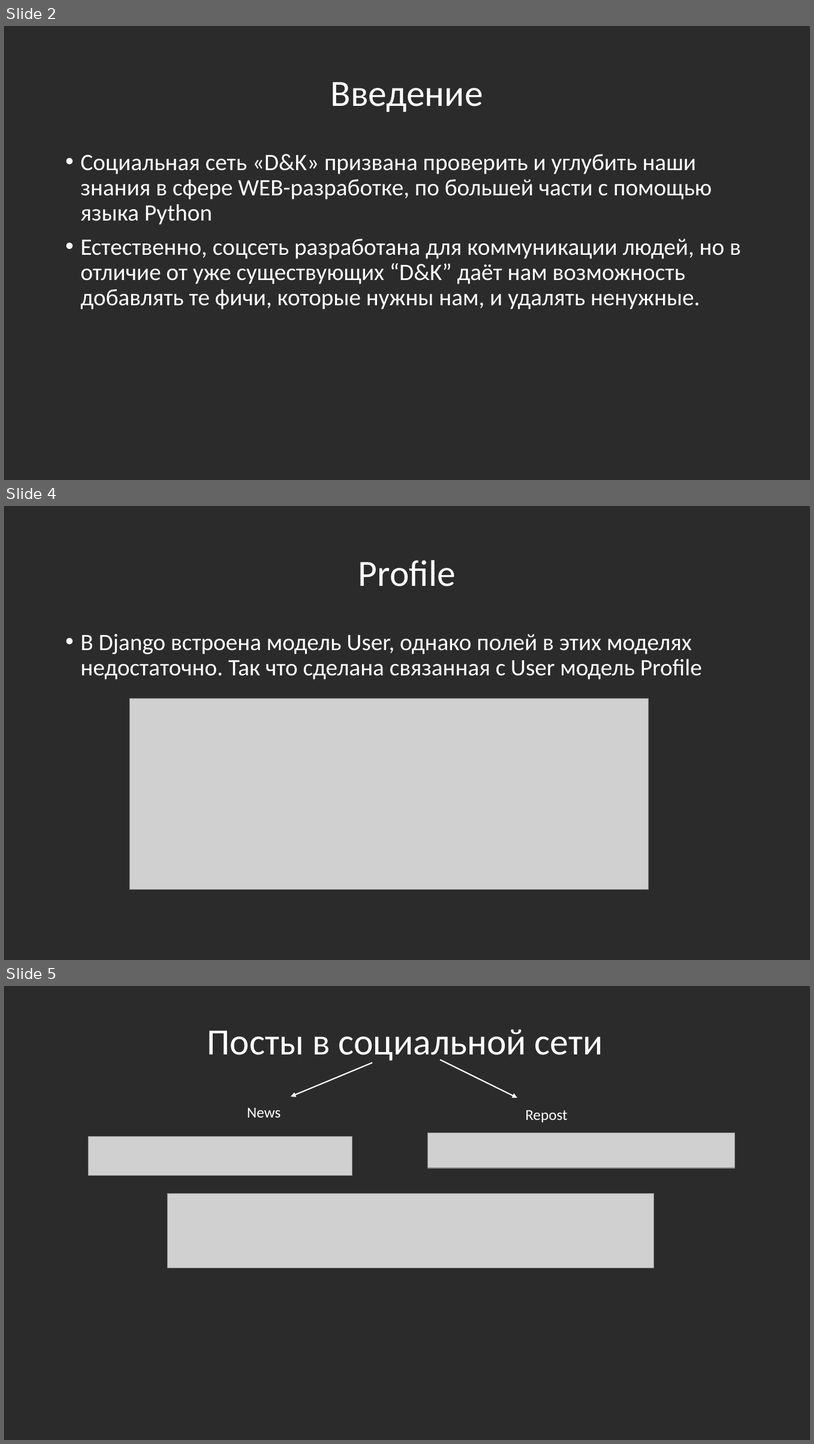
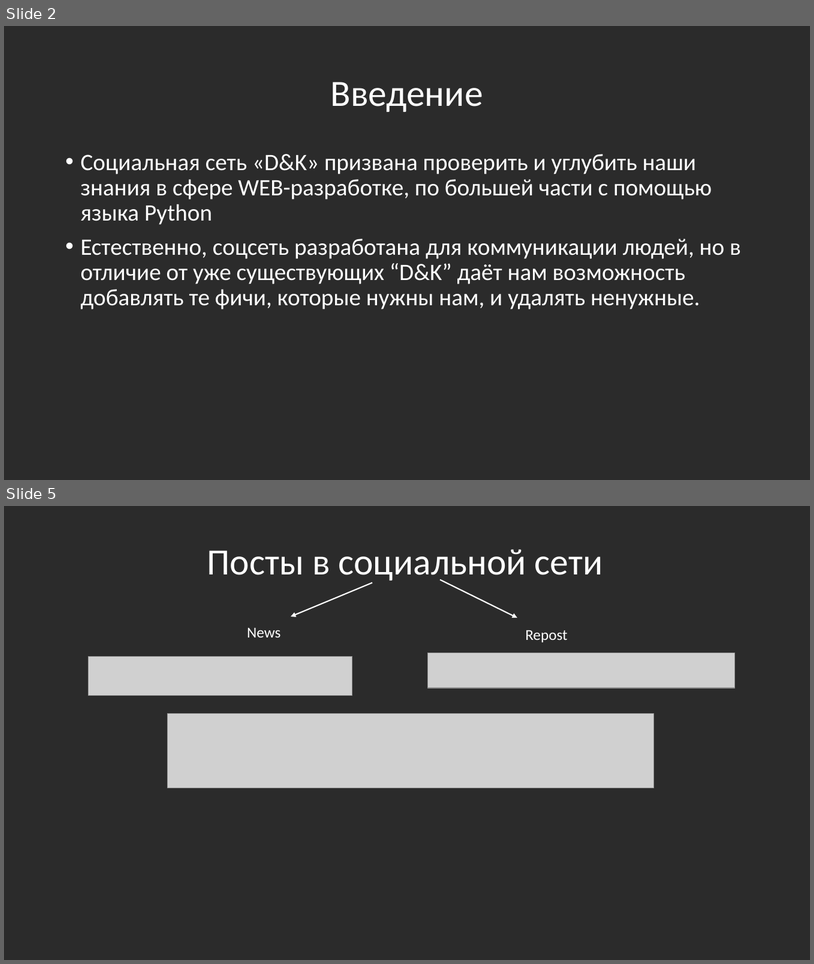
Before and after one commit to Bloodmain/WEBProjectYL, a slide deck: D_amp_K.pptx. Shown one above the other, each under a label of ours: slides 2, 4 and 5 before the commit, slides 2 and 5 after it; the slides between them are not shown. The pictures are 814x1444 and 814x964 pixels, drawn with LibreOffice and Linux fonts; fonts in the diff are those of the drawing; grey boxes stand for pictures; background and template pictures are left out; a plain dark background stands for a picture behind light text. Boxes give left, top, right and bottom in pixels: in the first picture for what was removed or moved away, otherwise in the second. Text is boxed around its words. In the diff, an @@ line names an element or a change of style, - is before the commit and + after.

```diff
--- a/D_amp_K.pptx
+++ b/D_amp_K.pptx
@@ slide 4 removed at (4, 506, 810, 960), background picture (left out) @@
@@ title removed at (359, 560, 456, 586) @@
-Profile
@@ text removed at (81, 634, 702, 679) @@
-• В Django встроена модель User, однако полей в этих моделях недостаточно. Так что сделана связанная с User модель Profile
@@ picture removed at (129, 699, 648, 889) @@
```
Also in this commit, not shown: 4 slides changed, 5 slides added, 4 other slides removed, 1 other file.
